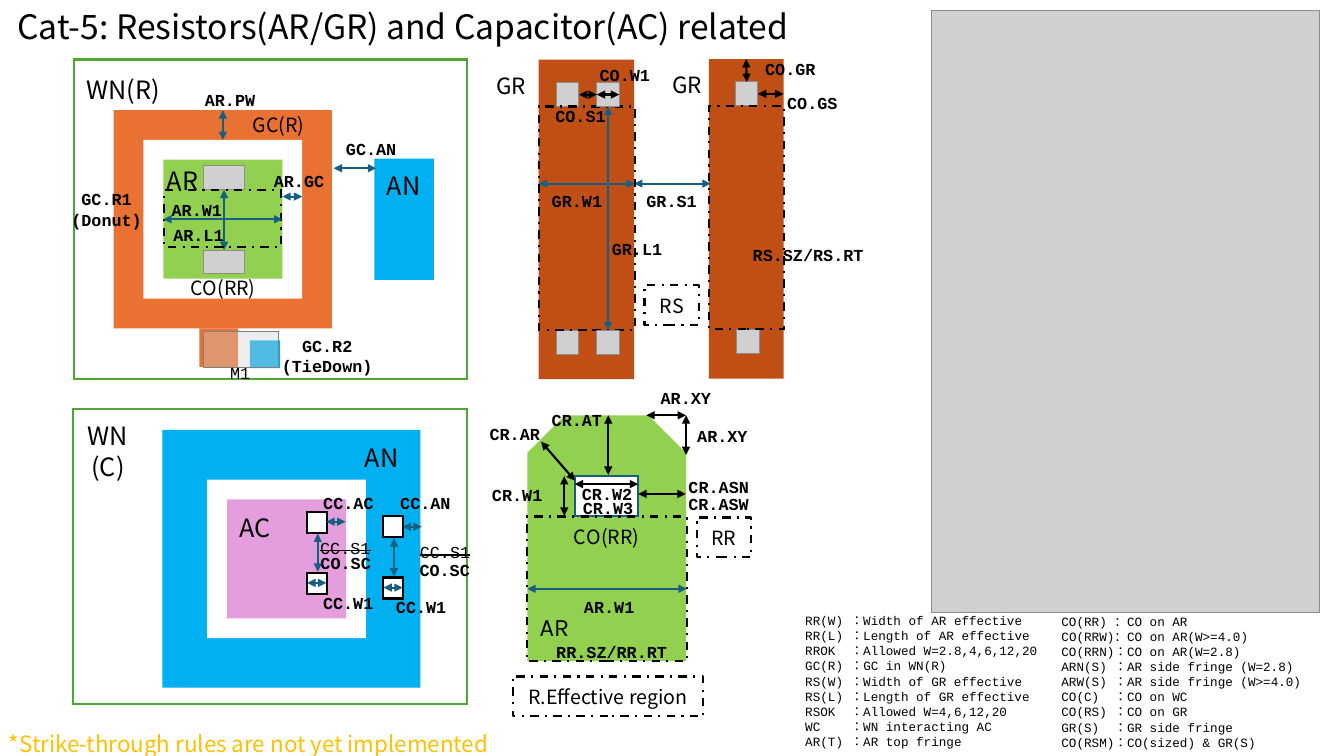
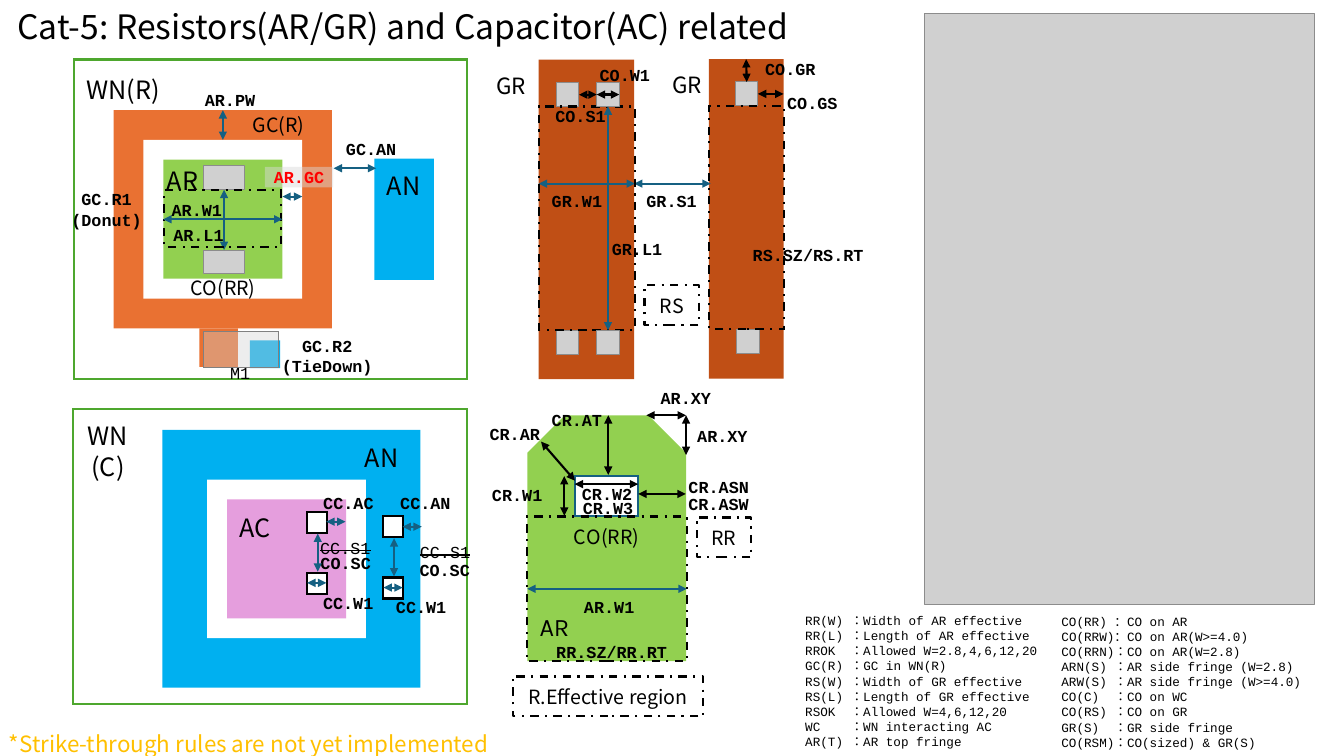
Before and after one commit to OpenSUSI/TR-1um, a slide deck: slide 7 of Document/TR-1um_DRC_summary.pptx. Drawn at 1344x756 pixels with LibreOffice and Linux fonts; fonts in the diff are those of the drawing; grey boxes stand for pictures; background and template pictures are left out. Boxes give left, top, right and bottom in pixels: in the first picture for what was removed or moved away, otherwise in the second. Text is boxed around its words. In the diff, an @@ line names an element or a change of style, - is before the commit and + after.

```diff
--- a/Document/TR-1um_DRC_summary.pptx
+++ b/Document/TR-1um_DRC_summary.pptx
@@ picture resized from (x1=932, y1=10, x2=1320, y2=613) to (x1=925, y1=13, x2=1315, y2=604) @@
@@ rectangle "AR.GC" resized from (x1=274, y1=175, x2=324, y2=193) to (x1=265, y1=167, x2=334, y2=188) @@
@@ rectangle "AR.GC" at (x1=265, y1=167, x2=334, y2=188): text colour #000000 to #FF0000; fill none to #D9D9D9 at 47% opacity @@
@@ text "CO(RR) ：CO on AR" rewrapped from (x1=1052, y1=609, x2=1344, y2=756) to (x1=1061, y1=617, x2=1301, y2=750) @@
```
Also in this commit, not shown: 6 other slides changed, 9 slides added, 1 other file.
